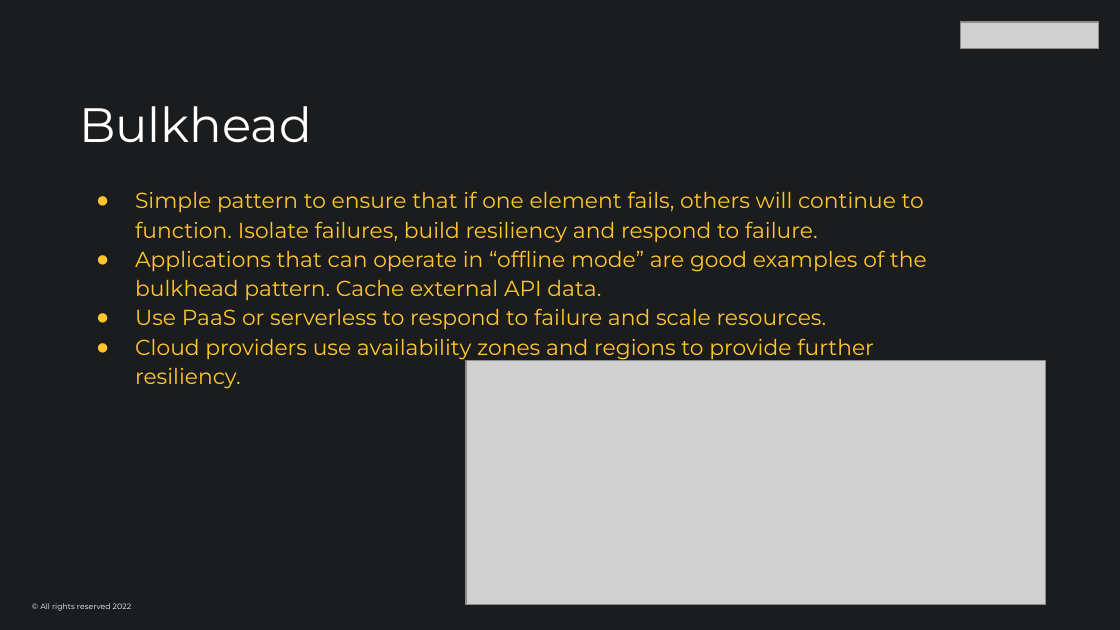
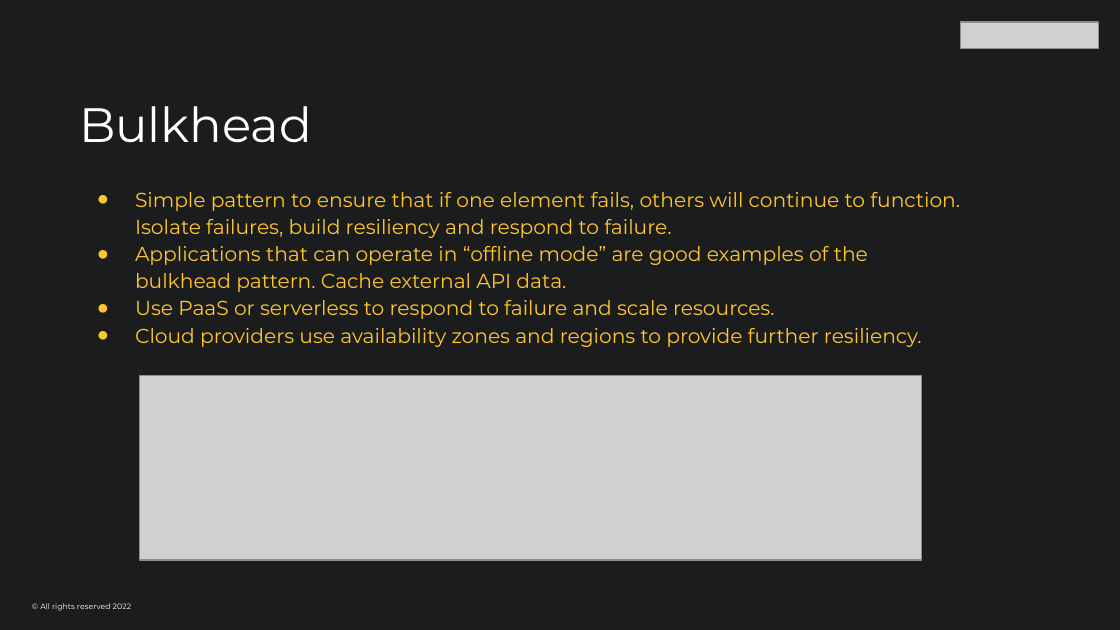
Before and after one commit to dalemorson/mentoring-sessions, a slide deck: slide 4 of 012-Cloud-Design-Patterns/Cloud-Design-Patterns.pptx. Drawn at 1120x630 pixels with LibreOffice and Linux fonts; fonts in the diff are those of the drawing; grey boxes stand for pictures. Boxes give left, top, right and bottom in pixels: in the first picture for what was removed or moved away, otherwise in the second. Text is boxed around its words. In the diff, an @@ line names an element or a change of style, - is before the commit and + after.

Commit message:
updated cloud design patterns files

```diff
--- a/012-Cloud-Design-Patterns/Cloud-Design-Patterns.pptx
+++ b/012-Cloud-Design-Patterns/Cloud-Design-Patterns.pptx
@@ text "Simple pattern to ensure that ..." at <box>135,192,960,347</box>: size 14 to 13 pt; indent changed @@
@@ picture: place and size @@
-picture at <box>466,361,1046,604</box>
+picture at <box>139,375,922,560</box>
```
Also in this commit, not shown: 5 other slides changed, 1 slide added, 3 other files.
